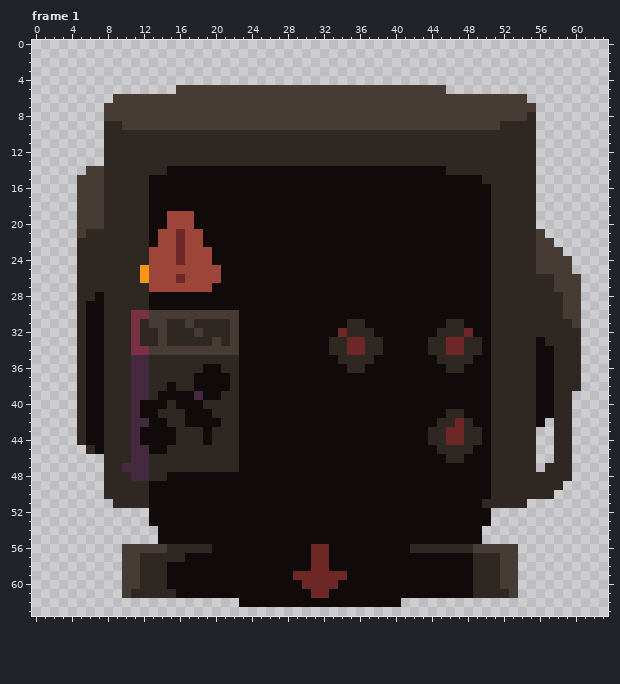
Two versions of one pixel-art file, levels_and_level_objects/enemy_dropper/enemy_dropper.aseprite. Above is the file before it was changed.
64x64 pixels, 4 frames. Shown: frame 1. The commit also changed other frames, which this record leaves out.
New version:
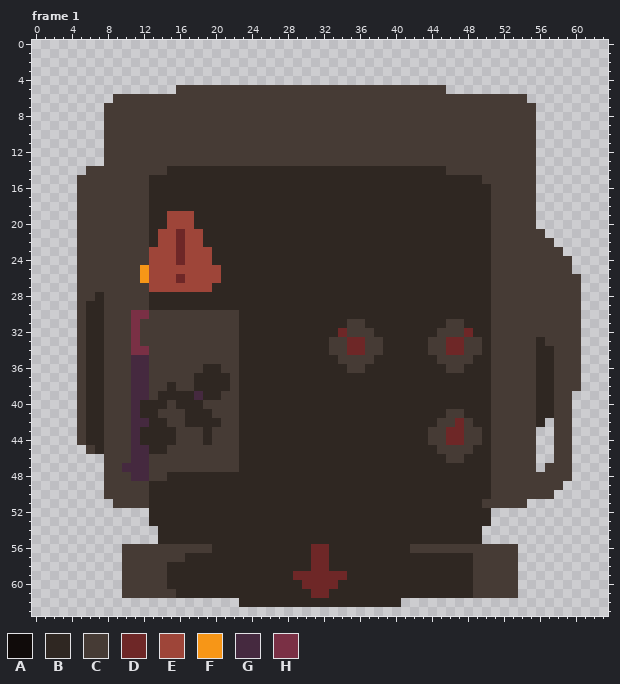
Palette (. is transparent): A #100b0a  B #2f2722  C #463b35  D #6e2727  E #9e4539  F #f79617  G #45293f  H #7a3045
Diff:
Changed rows in their new state; - is an unchanged pixel.
Frame 1, layers "Layer 3", "Layer 1", "Layer 2":
first column x 5:
 8 --------------------------------------------------C-----
 9 ---CC------------------------------------------CCCC-----
10 ---CCCCCCCCCCCCCCCCCCCCCCCCCCCCCCCCCCCCCCCCCCCCCCCC-----
11 ---CCCCCCCCCCCCCCCCCCCCCCCCCCCCCCCCCCCCCCCCCCCCCCCC-----
12 ---CCCCCCCCCCCCCCCCCCCCCCCCCCCCCCCCCCCCCCCCCCCCCCCC-----
13 ---CCCCCCCCCCCCCCCCCCCCCCCCCCCCCCCCCCCCCCCCCCCCCCCC-----
14 ---CCCCCCCBBBBBBBBBBBBBBBBBBBBBBBBBBBBBBBCCCCCCCCCC-----
15 ---CCCCCBBBBBBBBBBBBBBBBBBBBBBBBBBBBBBBBBBBBBCCCCCC-----
16 ---CCCCCBBBBBBBBBBBBBBBBBBBBBBBBBBBBBBBBBBBBBBCCCCC-----
17 ---CCCCCBBBBBBBBBBBBBBBBBBBBBBBBBBBBBBBBBBBBBBCCCCC-----
18 ---CCCCCBBBBBBBBBBBBBBBBBBBBBBBBBBBBBBBBBBBBBBCCCCC-----
19 ---CCCCCBB---BBBBBBBBBBBBBBBBBBBBBBBBBBBBBBBBBCCCCC-----
20 ---CCCCCBB---BBBBBBBBBBBBBBBBBBBBBBBBBBBBBBBBBCCCCC-----
21 -CCCCCCCB-----BBBBBBBBBBBBBBBBBBBBBBBBBBBBBBBBCCCCC-----
22 CCCCCCCCB-----BBBBBBBBBBBBBBBBBBBBBBBBBBBBBBBBCCCCC-----
23 CCCCCCCC-------BBBBBBBBBBBBBBBBBBBBBBBBBBBBBBBCCCCC-----
24 CCCCCCCC-------BBBBBBBBBBBBBBBBBBBBBBBBBBBBBBBCCCCC-----
25 CCCCCCC---------BBBBBBBBBBBBBBBBBBBBBBBBBBBBBBCCCCC-----
26 CCCCCCC---------BBBBBBBBBBBBBBBBBBBBBBBBBBBBBBCCCCCCC---
27 CCCCCCCC-------BBBBBBBBBBBBBBBBBBBBBBBBBBBBBBBCCCCCCC---
28 CCBCCCCCBBBBBBBBBBBBBBBBBBBBBBBBBBBBBBBBBBBBBBCCCCCCCC--
29 CBBCCCCCBBBBBBBBBBBBBBBBBBBBBBBBBBBBBBBBBBBBBBCCCCCCCC--
30 CBBCCC------------BBBBBBBBBBBBBBBBBBBBBBBBBBBBCCCCCCCC--
31 CBBCCC-C--CC-CCCC-BBBBBBBBBBBBCCBBBBBBBBBCCBBBCCCCCCCCC-
32 CBBCCC-CC-CCC-CCC-BBBBBBBBBBB-CCCBBBBBBBCCC-BBCCCCCCCCCC
33 CBBCCC-CC-CCCCC-C-BBBBBBBBBBCC--CCBBBBBCC--CCBCCCCCBCCCC
34 CBBCCC------------BBBBBBBBBBCC--CCBBBBBCC--CCBCCCCCBBCCC
35 CBBCCC--CCCCCCCCCCBBBBBBBBBBBCCCCBBBBBBBCCCCBBCCCCCBBCCC
36 CBBCCC--CCCCCCBBCCBBBBBBBBBBBBCCBBBBBBBBBCCBBBCCCCCBBCCC
37 CBBCCC--CCCCCBBBBCBBBBBBBBBBBBBBBBBBBBBBBBBBBBCCCCCBBCCC
38 CBBCCC--CCBCCBBBBCBBBBBBBBBBBBBBBBBBBBBBBBBBBBCCCCCBBCCC
39 CBBCCC--CBBBB-BBCCBBBBBBBBBBBBBBBBBBBBBBBBBBBBCCCCCBBCC-
40 CBBCCC-BBBCBBBCCCCBBBBBBBBBBBBBBBBBBBBBBBBBBBBCCCCCBBCC-
41 CBBCCC-BBCCCBBBCCCBBBBBBBBBBBBBBBBBBBBBBBCCBBBCCCCCBBCC-
42 CBBCCC--BBCCBBBBCCBBBBBBBBBBBBBBBBBBBBBBCC-CBBCCCCCB-CC-
43 CBBCCC-BBBBCCCBCCCBBBBBBBBBBBBBBBBBBBBBCC--CCBCCCCC--CC-
44 CBBCCC-BBBBCCCBCCCBBBBBBBBBBBBBBBBBBBBBCC--CCBCCCCC--CC-
45 -CBCCC--BBCCCCCCCCBBBBBBBBBBBBBBBBBBBBBBCCCCBBCCCCC--CC-
46 ---CCC--CCCCCCCCCCBBBBBBBBBBBBBBBBBBBBBBBCCBBBCCCCC--CC-
47 ---CC---CCCCCCCCCCBBBBBBBBBBBBBBBBBBBBBBBBBBBBCCCCC-CCC-
48 ---CCC--CCBBBBBBBBBBBBBBBBBBBBBBBBBBBBBBBBBBBBCCCCCCCCC-
49 ---CCCCCBBBBBBBBBBBBBBBBBBBBBBBBBBBBBBBBBBBBBBCCCCCCCC--
50 ---CCCCCBBBBBBBBBBBBBBBBBBBBBBBBBBBBBBBBBBBBBBCCCCCCC---
51 ----CCCCBBBBBBBBBBBBBBBBBBBBBBBBBBBBBBBBBBBBBCCCCC------
52 --------BBBBBBBBBBBBBBBBBBBBBBBBBBBBBBBBBBBBBB----------
53 --------BBBBBBBBBBBBBBBBBBBBBBBBBBBBBBBBBBBBBB----------
54 ---------BBBBBBBBBBBBBBBBBBBBBBBBBBBBBBBBBBBB-----------
55 ---------BBBBBBBBBBBBBBBBBBBBBBBBBBBBBBBBBBBB-----------
56 ----------CCCCCBBBBBBBBBBB--BBBBBBBBBCCCCCCC------------
57 -------CCCCCBBBBBBBBBBBBBB--BBBBBBBBBBBBBBBBCCC---------
58 -------CCCBBBBBBBBBBBBBBBB--BBBBBBBBBBBBBBBBCCC---------
59 -------CCCBBBBBBBBBBBBBB------BBBBBBBBBBBBBBCCC---------
60 -------CCCBBBBBBBBBBBBBBB----BBBBBBBBBBBBBBBCCC---------
61 ------CCCCCBBBBBBBBBBBBBBB--BBBBBBBBBBBBBBBBCCCC--------
62 ------------------BBBBBBBBBBBBBBBBBB--------------------
Where, in picture pixels (left, top, right, bottom), the same in both pictures:
changed: (77, 112, 581, 607)
